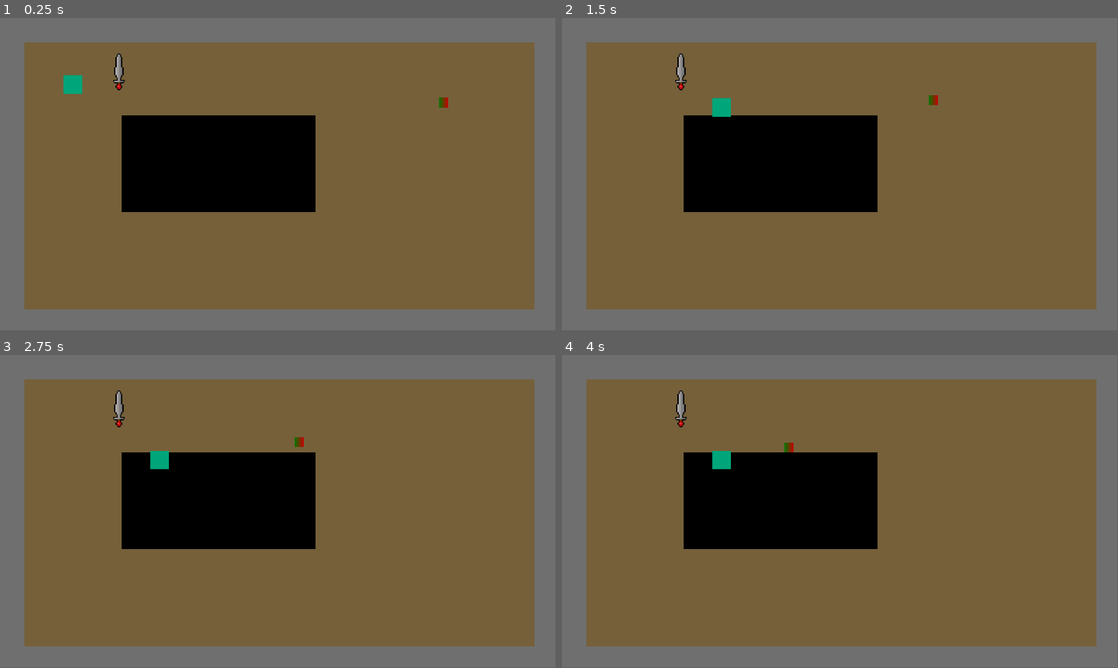
Above: before the commit, frames 1-4 (two rows, left to right).
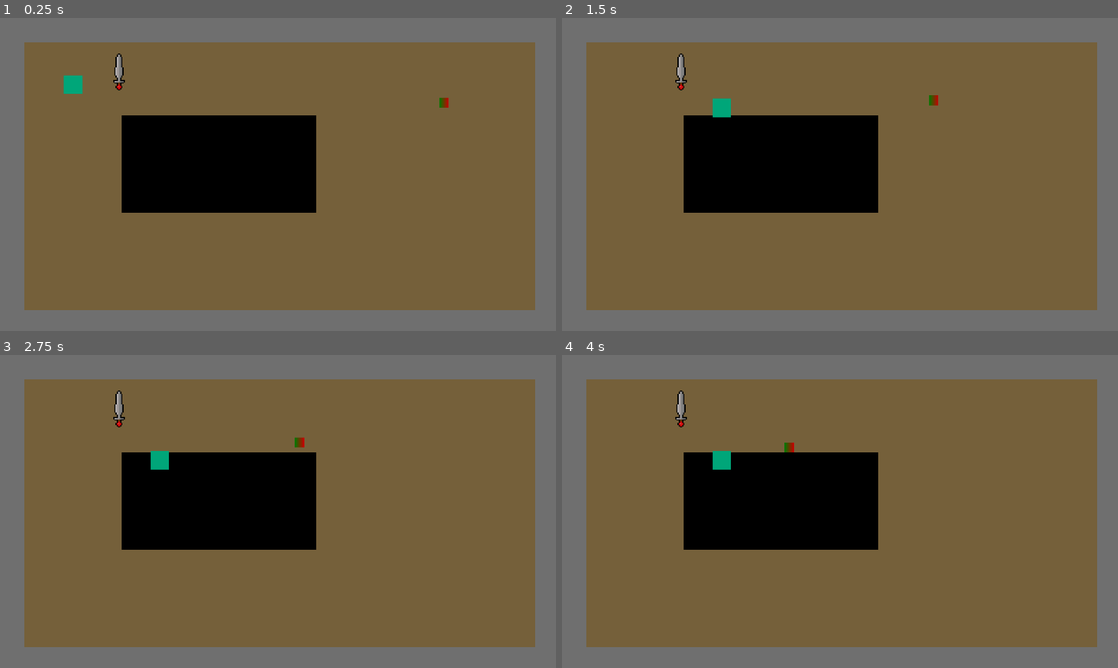
Above: after the commit, the same moments.

Repository: TheWalkingLapis/countdown
Game: Godot game, scene res://scenes/game.tscn
Two runs of this game, one before a commit and one after it. Both use one fixed random seed, a clock stepped at 60 frames per second and the inputs below.
Inputs:
- Up to frame 1 (0.25 s): no input
- Up to frame 2 (1.5 s): hold D (player_right) 0.53-1.28 s; hold S (player_down) from 1.28 s (still down)
- Up to frame 3 (2.75 s): release S (player_down) at 2.03 s; hold D (player_right) from 2.03 s (still down)
- Up to frame 4 (4 s): release D (player_right) at 2.78 s; hold W (player_up) 2.78-3.53 s; hold A (player_left) from 3.53 s (still down)
In our replay, the window is 799x449 before the commit and 800x450 after it. These sizes can differ from the game's own. Grey fills any space a smaller window leaves; there, only what the larger window draws over its background counts as a difference.

The runs differ from the first frame. In frame 1, 0.5% of the frame differs, in the area x 4-97%, y 7-94%; in frame 2, 0.5%; in frame 3, 0.5%; in frame 4, 0.5%.

Commit message:
feat: wrap sword pos around screen

Diff:
--- a/project.godot
+++ b/project.godot
@@ -18,11 +18,13 @@
 [autoload]
 
 RefManager="*res://scripts/global/RefManager.gd"
+Util="*res://scripts/global/Util.gd"
 
 [display]
 
 window/size/viewport_width=1920
 window/size/viewport_height=1080
+window/stretch/mode="viewport"
 
 [input]
 
--- /dev/null
+++ b/scripts/global/Util.gd
@@ -0,0 +1,6 @@
+extends Node
+
+# takes a global pos and returns the according pos within the screen dimensions
+func modulo_position(pos: Vector2, viewportRect: Rect2) -> Vector2:
+	var screenSize = viewportRect.size
+	return Vector2(wrapf(pos.x, 0.0, screenSize.x), wrapf(pos.y, 0.0, screenSize.y))
--- a/scripts/player_weapon.gd
+++ b/scripts/player_weapon.gd
@@ -22,3 +22,4 @@
 	# rotate according to velocity vec
 	if velocity != Vector2.ZERO:
 		rotation = velocity.angle() + 0.5 * PI
+	position = Util.modulo_position(position, get_viewport_rect())
Not shown, added: scripts/global/Util.gd.uid
Not shown, added: scenes/player_weapon.tscn2848956062.tmp
